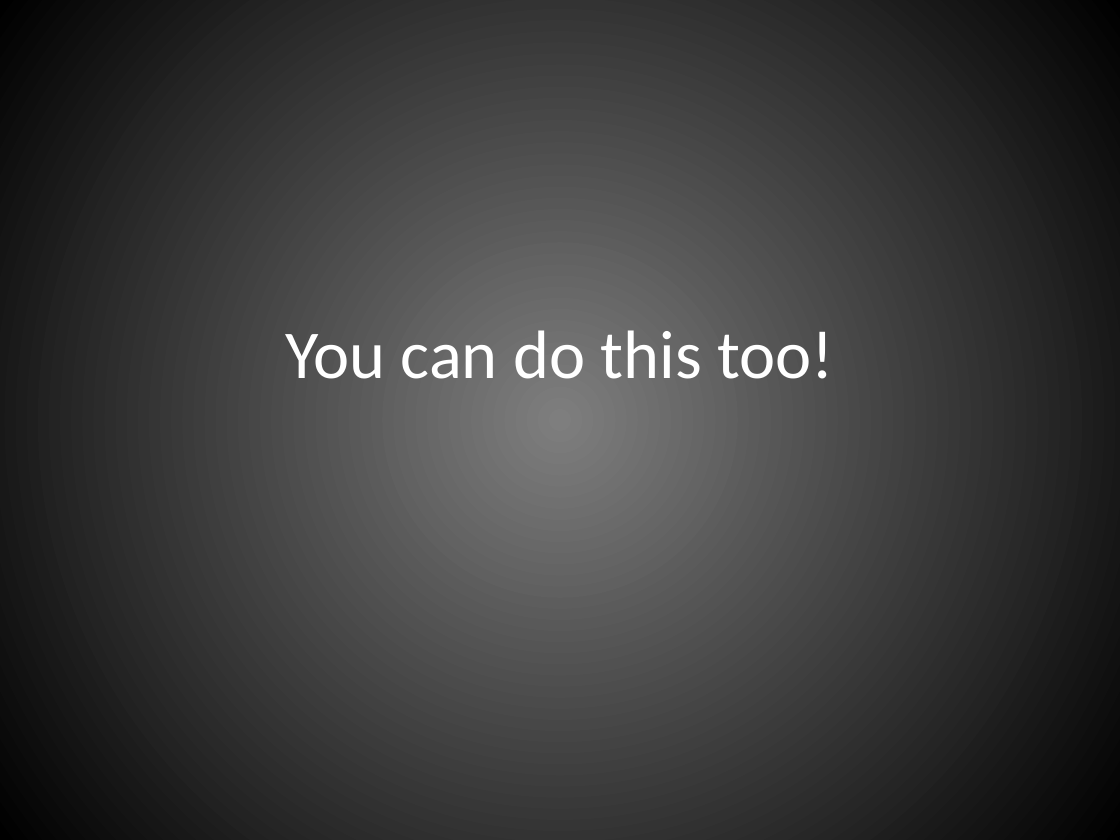
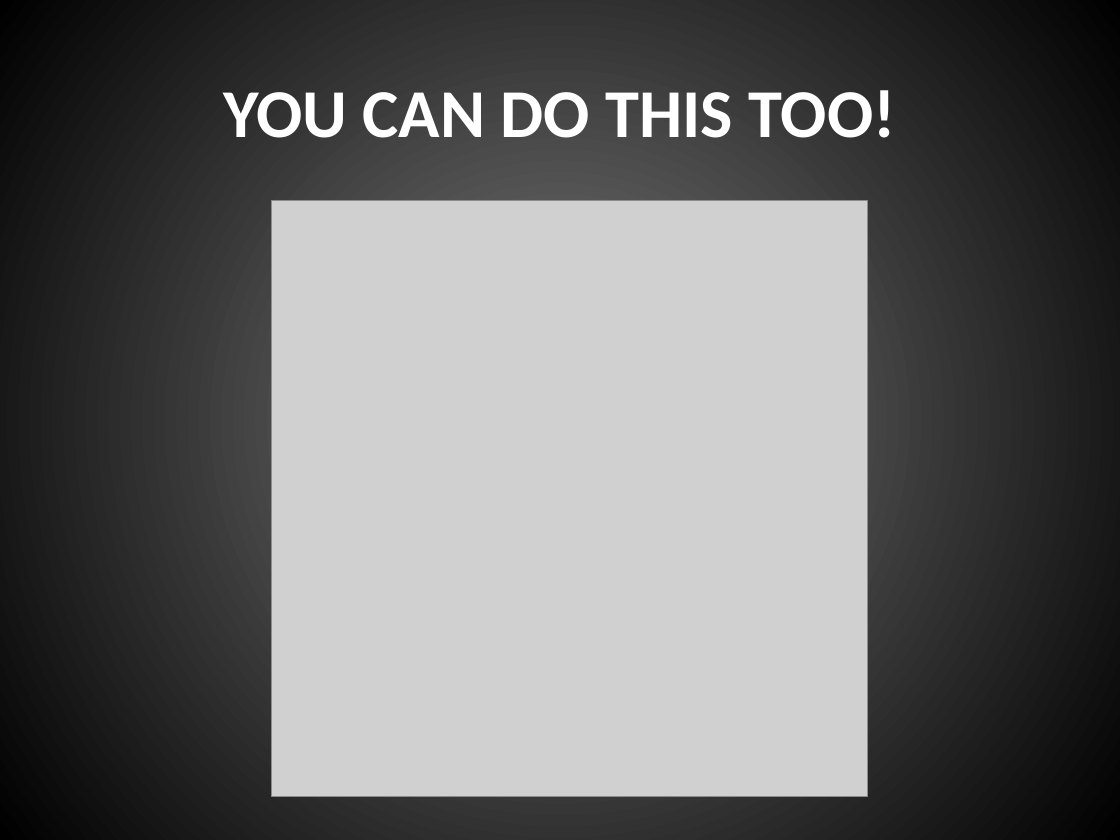
Before and after one commit to johnnyxmas/Talk_Decks, a slide deck: slide 10 of 2016/CypherCon/You're Right, This Sucks.pptx. Drawn at 1120x840 pixels with LibreOffice and Linux fonts; fonts in the diff are those of the drawing; grey boxes stand for pictures. Boxes give left, top, right and bottom in pixels: in the first picture for what was removed or moved away, otherwise in the second. Text is boxed around its words. In the diff, an @@ line names an element or a change of style, - is before the commit and + after.

```diff
--- a/2016/CypherCon/You're Right, This Sucks.pptx
+++ b/2016/CypherCon/You're Right, This Sucks.pptx
@@ background gradient #7F7F7F to #000000 to gradient #7B7B7B to #000000 @@
@@ title at [223,90,896,138]: text changed; bold on @@
-You can do this too!
+YOU CAN DO THIS TOO!
@@ picture added at [271,200,867,796] @@
```
Also in this commit, not shown: 17 other slides changed, 2 slides added, 4 slides removed.
